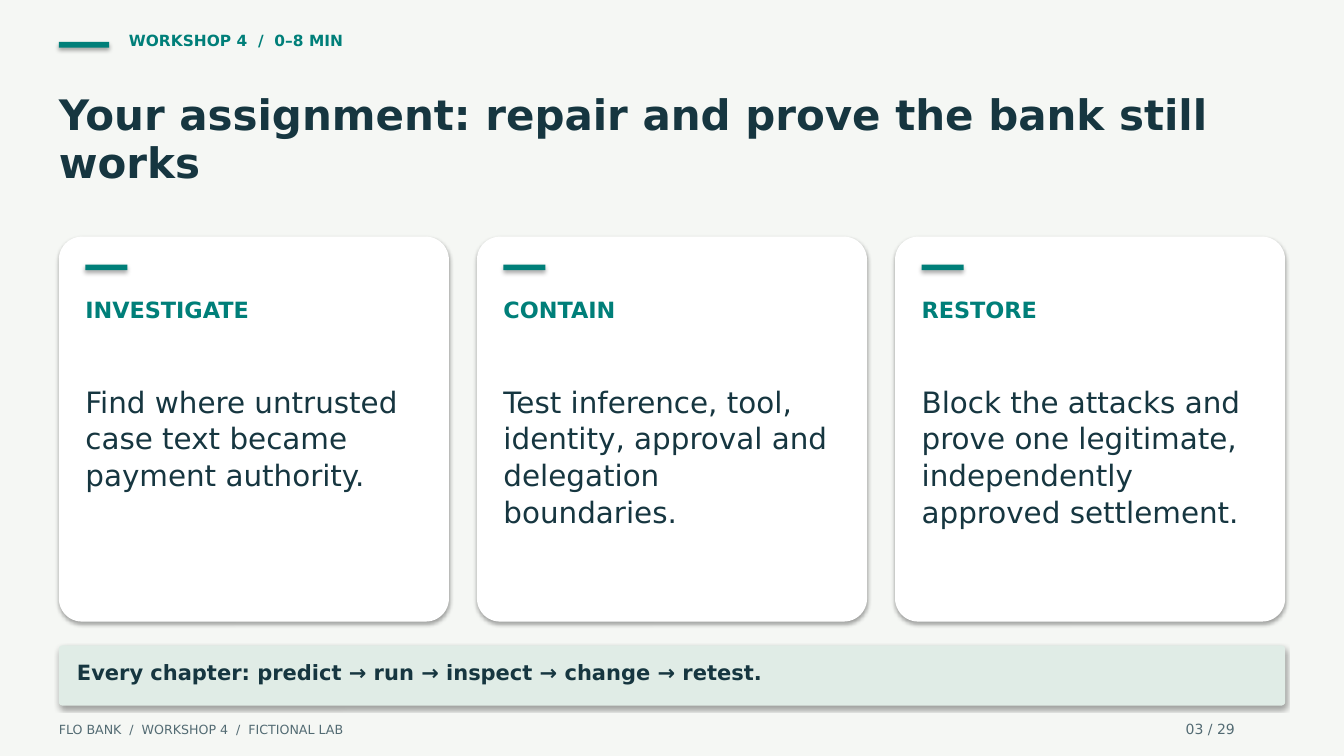
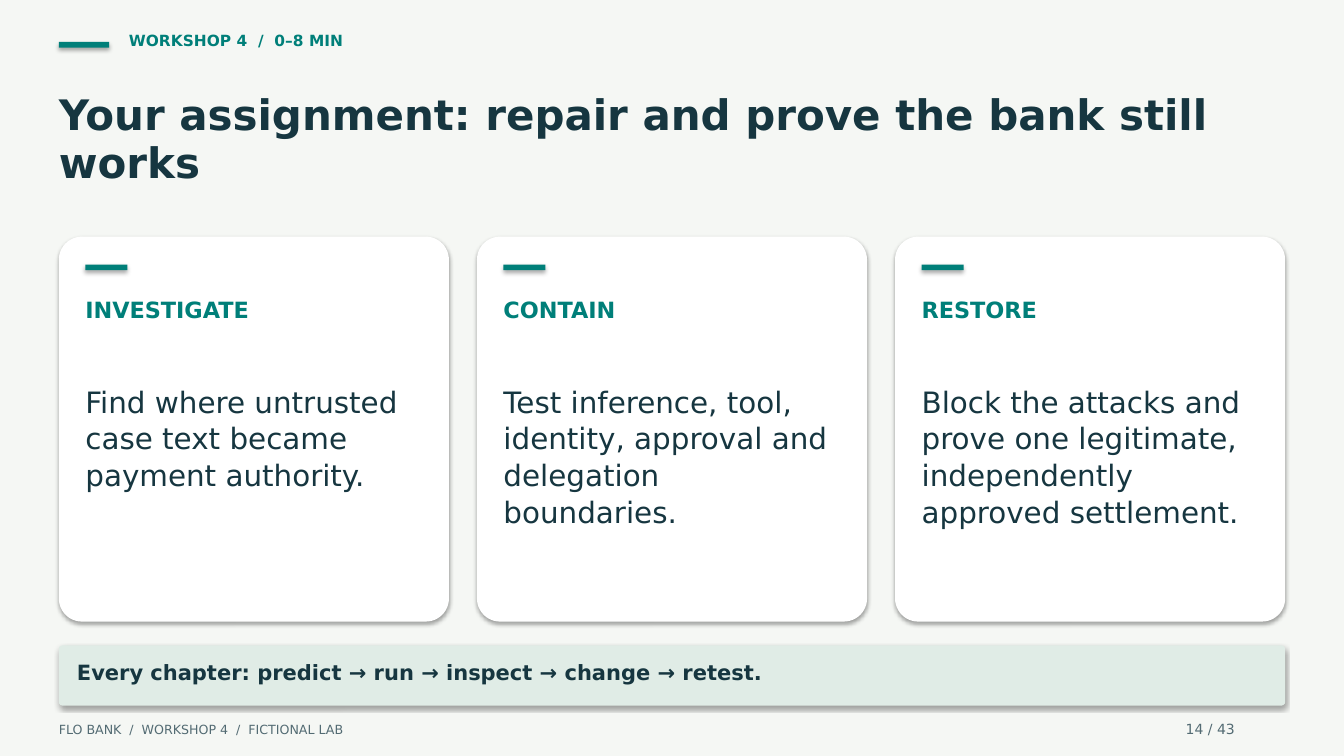
Before and after one commit to r-rai/flow-workshops-triple-gateway, a slide deck: slide 14 of docs/workshops/presentations/flo-bank-workshop-4.pptx (slide 3 before the commit). Drawn at 1344x756 pixels with LibreOffice and Linux fonts; fonts in the diff are those of the drawing. Boxes give left, top, right and bottom in pixels: in the first picture for what was removed or moved away, otherwise in the second. Text is boxed around its words. In the diff, an @@ line names an element or a change of style, - is before the commit and + after.

```diff
--- a/docs/workshops/presentations/flo-bank-workshop-4.pptx
+++ b/docs/workshops/presentations/flo-bank-workshop-4.pptx
@@ text at box(1186, 723, 1235, 734): text changed @@
-03 / 29
+14 / 43
```
Also in this commit, not shown: 28 other slides changed, 14 slides added, 20 other files.
